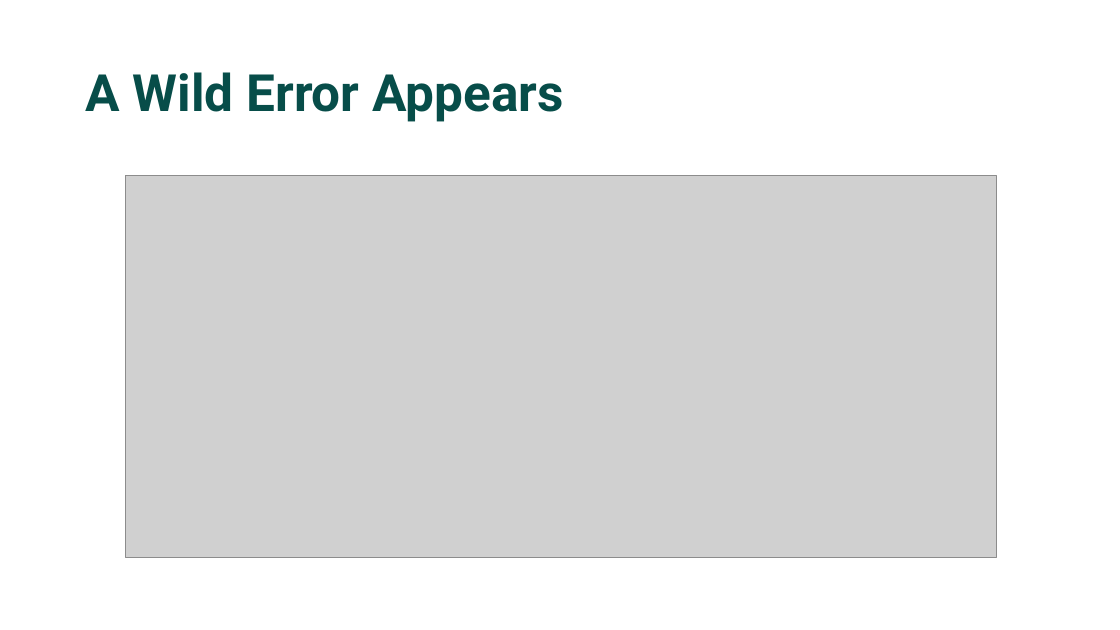
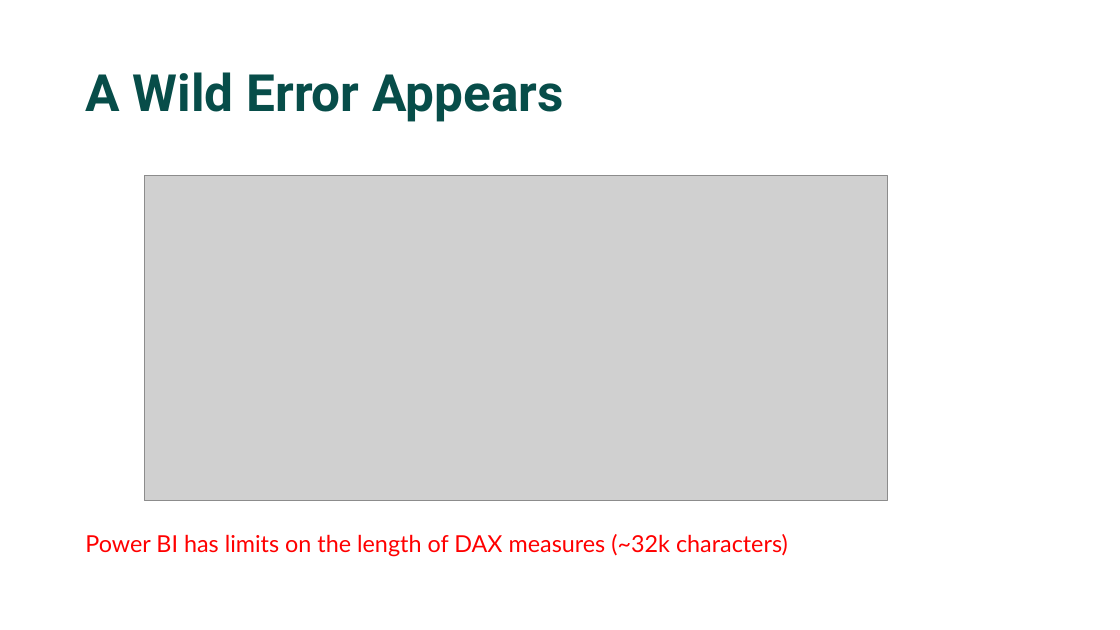
Before and after one commit to EvaluationContext/Sessions, a slide deck: slide 22 of 25-07-Birmingham/SVGs.pptx (slide 21 before the commit). Drawn at 1120x630 pixels with LibreOffice and Linux fonts; fonts in the diff are those of the drawing; grey boxes stand for pictures. Boxes give left, top, right and bottom in pixels: in the first picture for what was removed or moved away, otherwise in the second. Text is boxed around its words. In the diff, an @@ line names an element or a change of style, - is before the commit and + after.

```diff
--- a/25-07-Birmingham/SVGs.pptx
+++ b/25-07-Birmingham/SVGs.pptx
@@ picture: place and size @@
-picture at (125, 176, 996, 558)
+picture at (145, 176, 887, 502)
@@ text added at (85, 534, 788, 557), 20 pt, text #FF0000 @@
+Power BI has limits on the length of DAX measures (~32k characters)
```
Also in this commit, not shown: 2 other slides changed, 1 slide added, 16 other files.
